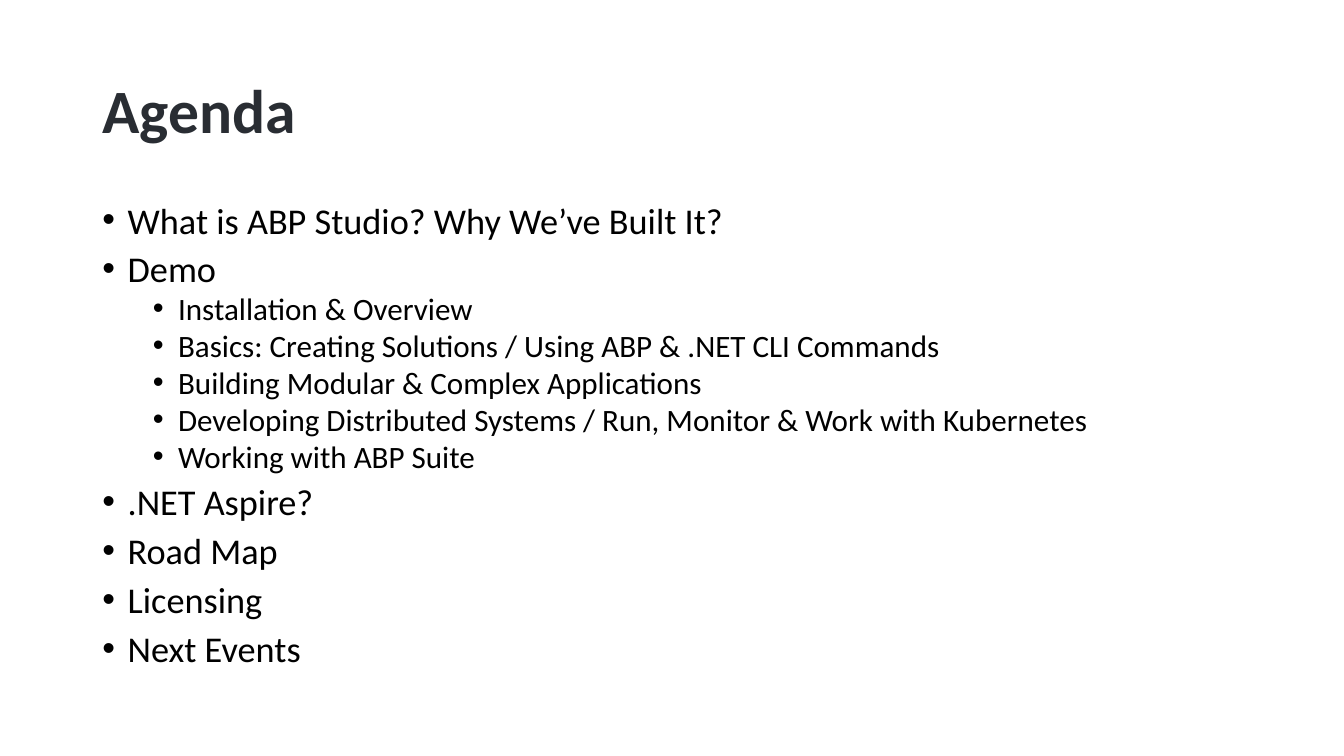
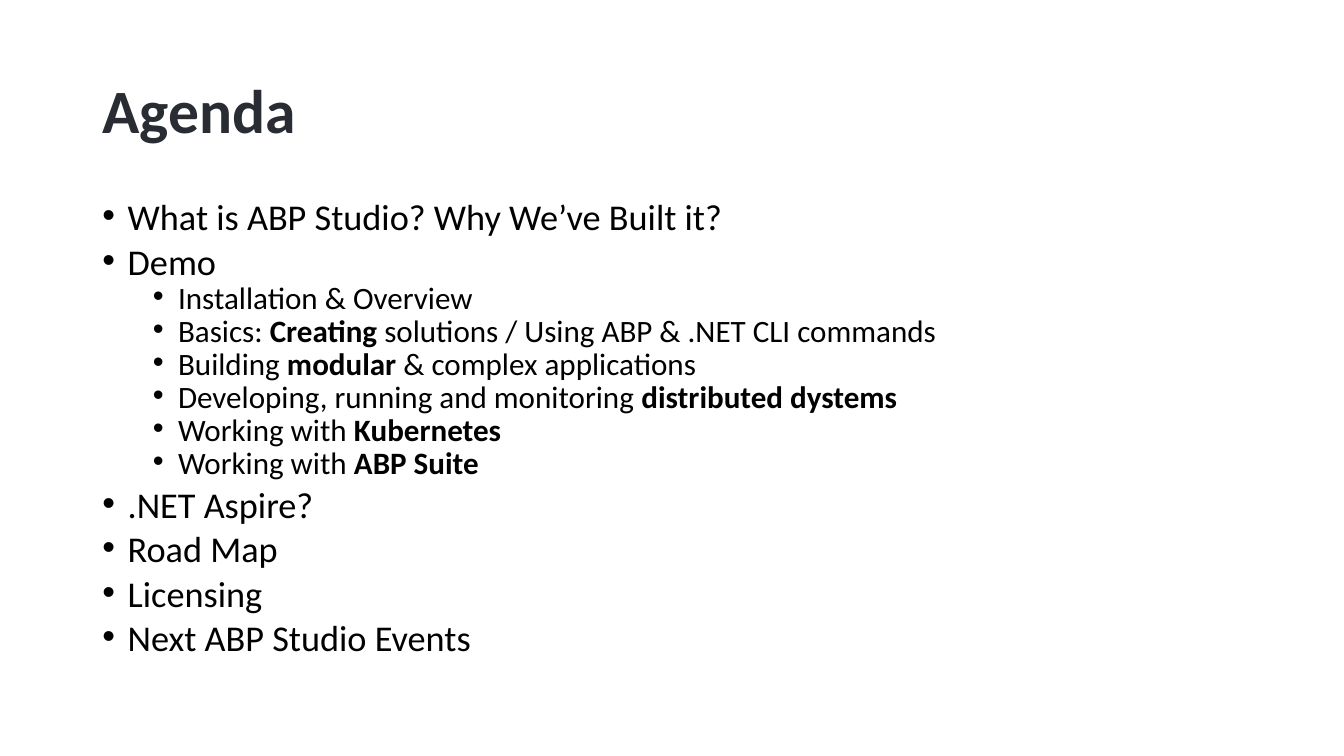
Before and after one commit to hikalkan/presentations, a slide deck: slide 2 of 2024-08-15 ABP Community Talks 2024.4/ABP Studio - The Missing Tool for Dotnet Developers.pptx. Drawn at 1344x756 pixels with LibreOffice and Linux fonts; fonts in the diff are those of the drawing; background and template pictures are left out. Boxes give left, top, right and bottom in pixels: in the first picture for what was removed or moved away, otherwise in the second. Text is boxed around its words. In the diff, an @@ line names an element or a change of style, - is before the commit and + after.

```diff
--- a/2024-08-15 ABP Community Talks 2024.4/ABP Studio - The Missing Tool for Dotnet Developers.pptx
+++ b/2024-08-15 ABP Community Talks 2024.4/ABP Studio - The Missing Tool for Dotnet Developers.pptx
@@ text at [128, 204, 722, 236]: text changed @@
-• What is ABP Studio? Why We’ve Built It?
+• What is ABP Studio? Why We’ve Built it?
@@ text at [128, 251, 479, 614]: bold on in "ABP Suite"; line spacing 0.8 to 0.7 @@
@@ text at [178, 320, 936, 447]: text changed @@
-  • Basics: Creating Solutions / Using ABP & .NET CLI Commands
-  • Building Modular & Complex Applications
-  • Developing Distributed Systems / Run, Monitor & Work with Kubernetes
+  • Basics: Creating solutions / Using ABP & .NET CLI commands
+  • Building modular & complex applications
+  • Developing, running and monitoring distributed dystems
+  • Working with Kubernetes
@@ text at [128, 625, 471, 652]: text changed @@
-• Next Events
+• Next ABP Studio Events
```
Also in this commit, not shown: 4 slides added, 2 slides removed.
